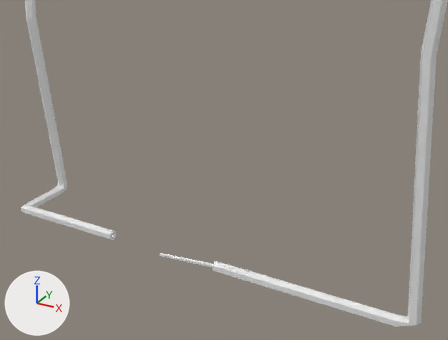
Two versions of the FBX model Assets/3D Assets/leitung.fbx, one commit apart.
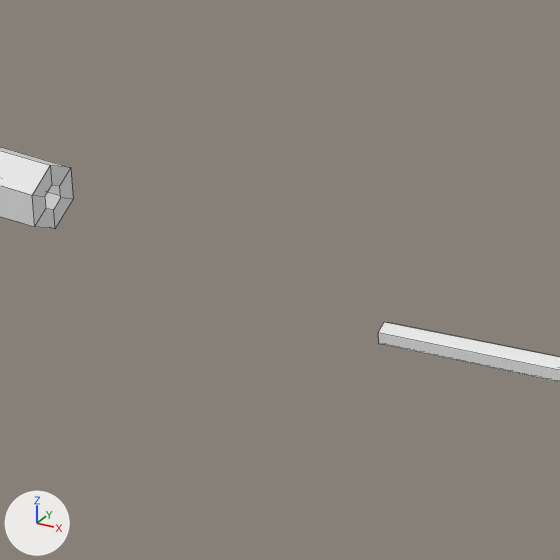
There are two pictures of each version: one from a 50 mm camera at (1.442, 5.41, 1.444) aimed at (0.272, 7.537, 0.381), one close up on the part from 24% to 41% of the width and 61% to 84% of the height. Every picture has the same lights, and +X, +Y and +Z are marked at lower left. The close-ups show mesh edges as thin lines. Where no turn or scale is listed for an object, it has been applied to the vertices.

Names of what the first close-up shows: 'Leitung'.
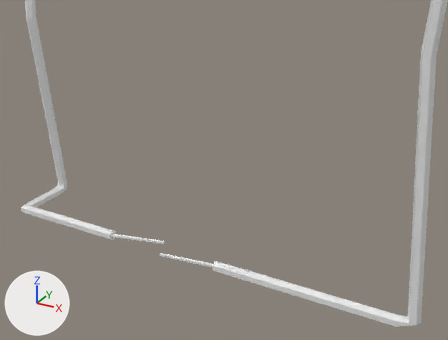
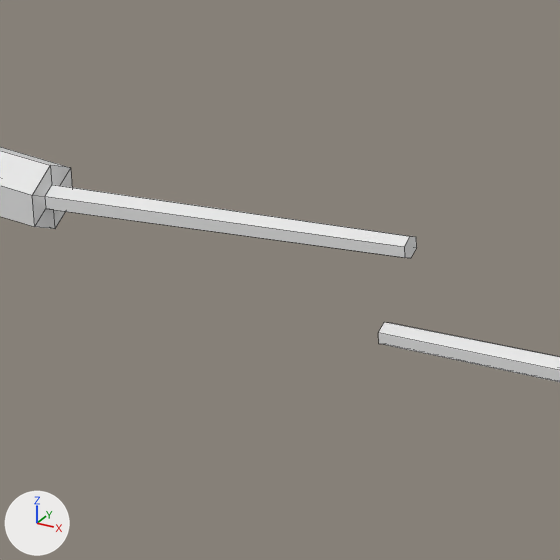
The newer file is also turned or shifted as a whole; pictures and numbers use the older file's frame.

What differs and where, as boxes [x1, y1, x2, y2] in the close-ups (560 x 560 px):
'zerstörtes Teil', shown
    after: [45, 185, 417, 258]

Edits to the bpy script that builds the scene:
```text
Change ob_zerstörtes_teil:
    remove ob_zerstörtes_teil.hide_viewport = True
```
